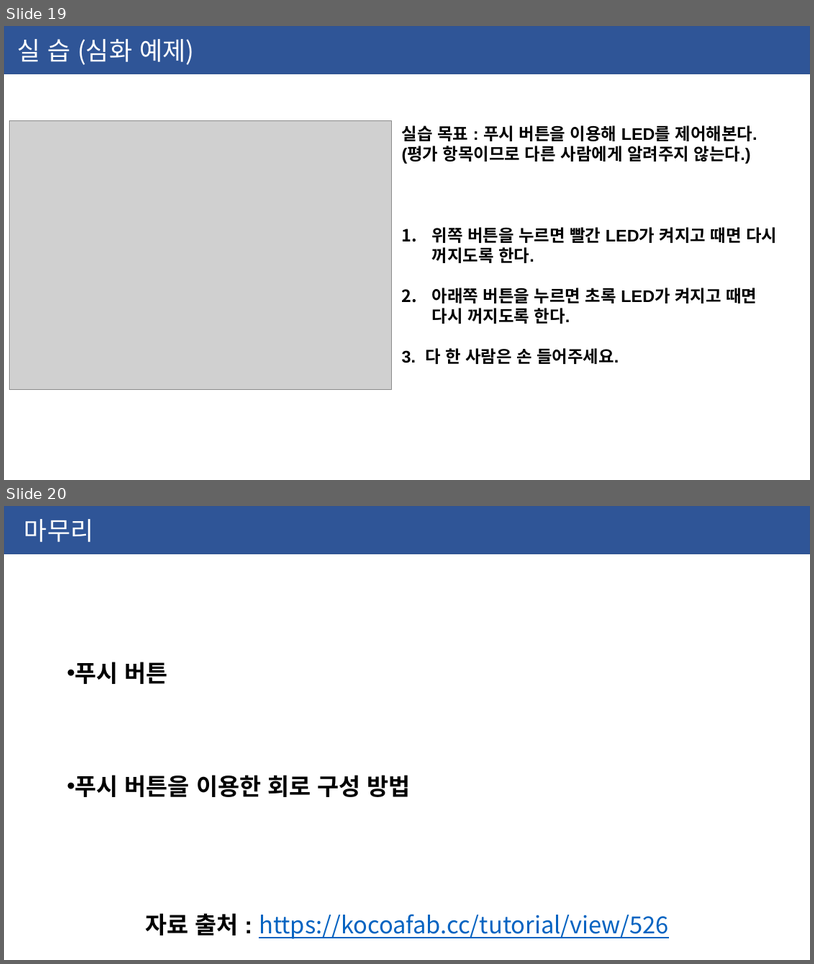
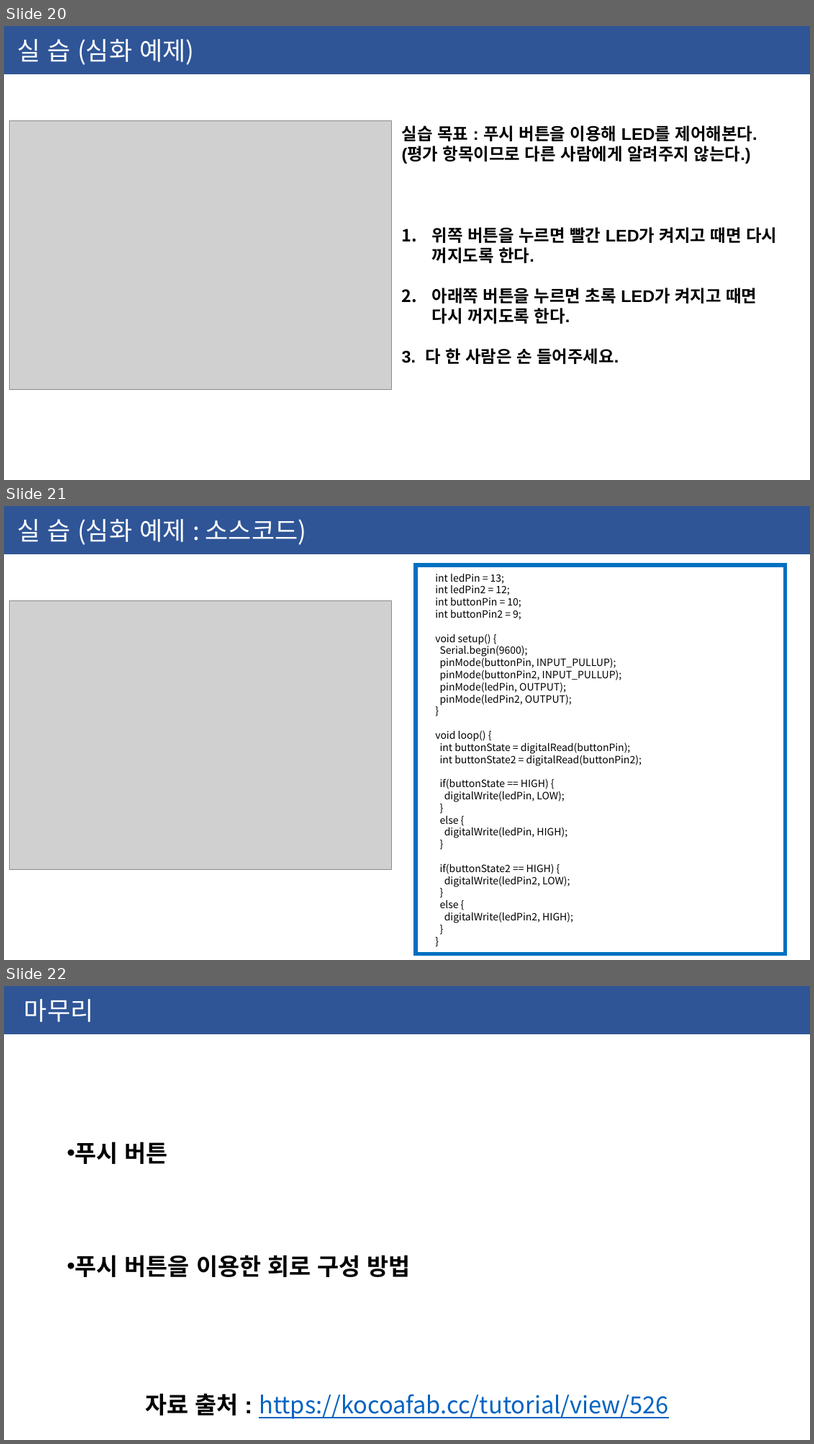
Before and after one commit to ssjf409/2020-yeonsu-highschool, a slide deck: 2020-06-03-연수고.pptx. Shown one above the other, each under a label of ours: slides 19 and 20 before the commit, slides 20, 21 and 22 after it. The pictures are 814x964 and 814x1444 pixels, drawn with LibreOffice and Linux fonts; fonts in the diff are those of the drawing; grey boxes stand for pictures. Boxes give left, top, right and bottom in pixels: in the first picture for what was removed or moved away, otherwise in the second. Text is boxed around its words. In the diff, an @@ line names an element or a change of style, - is before the commit and + after.

Commit message:
예제 코드 포함
예제 코드 포함

```diff
--- a/2020-06-03-연수고.pptx
+++ b/2020-06-03-연수고.pptx
@@ slide 21 added at (4, 506, 810, 960), background #FFFFFF @@
@@ rectangle added at (4, 506, 810, 554), fill #2F5597, outline #325491 1 pt, 30 pt, text #FFFFFF @@
+실 습 (심화 예제 : 소스코드)
@@ rectangle added at (416, 565, 786, 954), outline #0070C0 4.5 pt @@
@@ text added at (435, 574, 642, 923), 12 pt, text #000000 @@
+int ledPin = 13;
+int ledPin2 = 12;
+int buttonPin = 10;
+int buttonPin2 = 9;
+void setup() {
+Serial.begin(9600);
+pinMode(buttonPin, INPUT_PULLUP);
+pinMode(buttonPin2, INPUT_PULLUP);
+pinMode(ledPin, OUTPUT);
+pinMode(ledPin2, OUTPUT);
+}
+void loop() {
+int buttonState = digitalRead(buttonPin);
+int buttonState2 = digitalRead(buttonPin2);
+if(buttonState == HIGH) {
+digitalWrite(ledPin, LOW);
+}
+else {
+digitalWrite(ledPin, HIGH);
+}
+if(buttonState2 == HIGH) {
+digitalWrite(ledPin2, LOW);
+}
+else {
+digitalWrite(ledPin2, HIGH);
+}
+}
@@ picture added at (10, 601, 392, 869) @@
@@ what was slide 19 is now slide 20 @@
@@ what was slide 20 is now slide 22 @@
```
Also in this commit, not shown: 3 slides changed, 1 other slide added.
